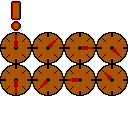
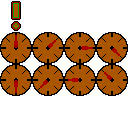
Two versions of the same layered image (128×128). Layer-by-layer changes:
painted on "compass face" over [13, 3, 19, 29]
